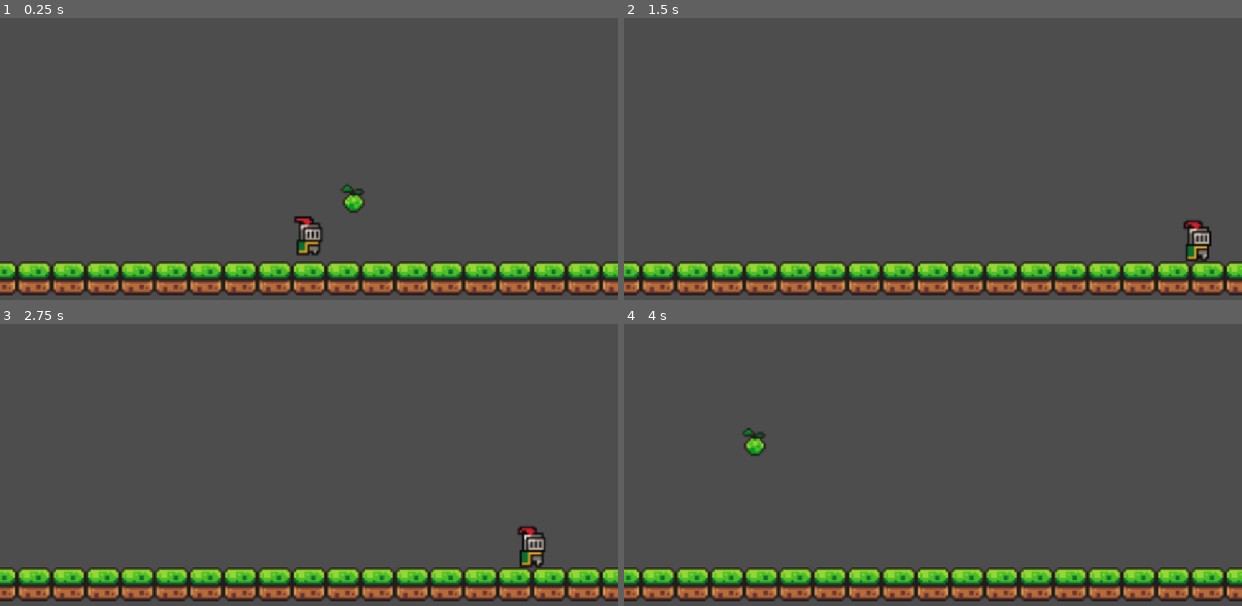
Above: before the commit, frames 1-4 (two rows, left to right).
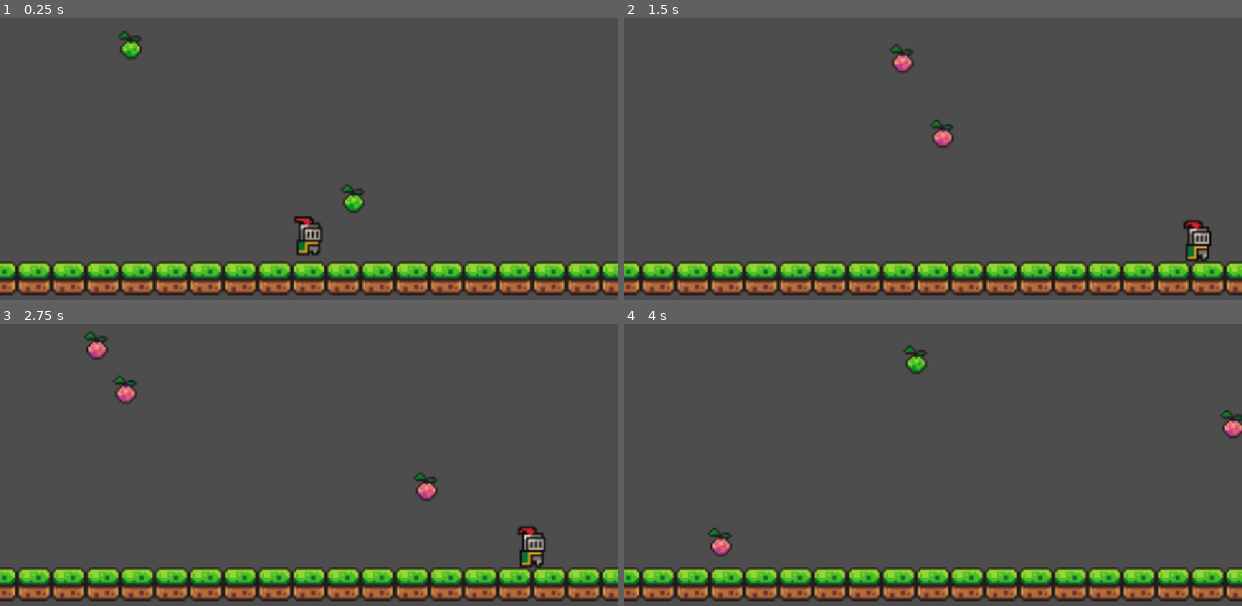
Above: after the commit, the same moments.

Repository: Mochytk/INF377-Microjuegos
Game: Godot game, scene res://Microgames/lluvia-de-notas/scenes/lluvia_de_notas.tscn
The game is run twice, just before and just after one commit, with the same random seed, the same clock (stepped at 60 frames per second) and the same inputs. Before the commit the project has no main scene; this scene is started directly in both runs.
Inputs:
- Up to frame 1 (0.25 s): no input
- Up to frame 2 (1.5 s): tap Enter (ui_accept) at 0.5, 0.77 s; hold Right (ui_right) from 0.53 s (still down)
- Up to frame 3 (2.75 s): tap Enter (ui_accept) at 1.52 s; release Right (ui_right) at 2.03 s; hold Left (ui_left) from 2.03 s (still down)
- Up to frame 4 (4 s): release Left (ui_left) at 2.78 s; hold Right (ui_right) from 2.78 s (still down); tap Enter (ui_accept) at 3.02, 3.77 s

The runs differ from the first frame. In frame 1, 0.3% of the frame differs, in the area x 19-23%, y 4-15%; in frame 2, 0.5%; in frame 3, 0.7%; in frame 4, 1.0%, in the area x 13-100%, y 7-83%.

Commit message:
cambios en el core y version web

Diff:
--- /dev/null
+++ b/inf-377-microjuegos/Core/core.gd
@@ -0,0 +1,69 @@
+extends Control
+
+@onready var transition_ui = $TransitionUI
+@onready var instruction_label = $TransitionUI/InstructionLabel
+# Asigna aquí las rutas correctas a tus nodos ReferenceRect en el editor
+@onready var border_simon = $TransitionUI/HBoxContainer/IconSimon/BordeRojo
+@onready var border_lluvia = $TransitionUI/HBoxContainer/IconLluvia/BordeRojo
+
+var microgames: Array[String] = [
+	"res://Microgames/Simon_Says/simon_says_microgame.tscn",
+    "res://Microgames/lluvia-de-notas/scenes/lluvia_de_notas.tscn"
+]
+
+var score: int = 0
+var lives: int = 3
+var current_game_instance: Node = null
+
+func _ready() -> void:
+	start_roulette()
+
+func start_roulette() -> void:
+	transition_ui.show()
+	instruction_label.text = "Micro Juegos"
+
+	var borders = [border_simon, border_lluvia]
+	# El número de saltos ahora es aleatorio (entre 5 y 15 veces)
+	var loops = randi_range(5, 15)
+	var delay = 0.15
+	var selected_index = 0
+
+	for i in range(loops):
+		for b in borders:
+			b.hide()
+
+		selected_index = i % borders.size()
+		borders[selected_index].show()
+
+		await get_tree().create_timer(delay).timeout
+		delay *= 0.9
+
+	var chosen_game_path = microgames[selected_index]
+
+	instruction_label.text = "¡PREPÁRATE!"
+	await get_tree().create_timer(0.8).timeout
+
+	for b in borders:
+		b.hide()
+
+	transition_ui.hide()
+	var scene_resource = load(chosen_game_path)
+	current_game_instance = scene_resource.instantiate()
+	add_child(current_game_instance)
+
+func end_microgame(won: bool) -> void:
+	if current_game_instance:
+		current_game_instance.queue_free()
+
+	if won:
+		score += 1
+		print("¡Minijuego superado! Puntaje: ", score)
+	else:
+		lives -= 1
+		print("¡Fallaste! Vidas restantes: ", lives)
+
+	if lives > 0:
+		start_roulette()
+	else:
+		instruction_label.text = "GAME OVER"
+		transition_ui.show()
--- a/inf-377-microjuegos/Core/core.tscn
+++ b/inf-377-microjuegos/Core/core.tscn
@@ -1,3 +1,94 @@
 [gd_scene format=3 uid="uid://drjpup85pqric"]
 
-[node name="Core" type="Node2D" unique_id=967643892]
+[ext_resource type="Script" uid="uid://dwvnjtviw0hc" path="res://Core/core.gd" id="1_7wmpk"]
+[ext_resource type="Texture2D" uid="uid://diiwkbqft2t4w" path="res://Shared_Assets/png-transparent-simon-clone-game-modern-flat-escape-android-game-video-game-android-removebg-preview.png" id="2_1oq05"]
+[ext_resource type="Texture2D" uid="uid://cim7amyjk0sr1" path="res://Shared_Assets/lluvia_numeros.png" id="3_tjgqf"]
+
+[sub_resource type="LabelSettings" id="LabelSettings_p1uti"]
+font_size = 80
+
+[node name="Core" type="Control" unique_id=309319848]
+layout_mode = 3
+anchors_preset = 15
+anchor_right = 1.0
+anchor_bottom = 1.0
+grow_horizontal = 2
+grow_vertical = 2
+script = ExtResource("1_7wmpk")
+
+[node name="TransitionUI" type="ColorRect" parent="." unique_id=1857654034]
+layout_mode = 1
+anchors_preset = 15
+anchor_right = 1.0
+anchor_bottom = 1.0
+offset_left = 1.0
+offset_right = 15.0
+offset_bottom = 20.0
+grow_horizontal = 2
+grow_vertical = 2
+color = Color(0, 0, 0, 1)
+
+[node name="InstructionLabel" type="Label" parent="TransitionUI" unique_id=1681848990]
+layout_mode = 1
+anchors_preset = -1
+anchor_right = 0.49
+anchor_bottom = 0.50100005
+offset_top = 1.0
+offset_right = 588.66
+offset_bottom = 325.33197
+grow_horizontal = 2
+grow_vertical = 2
+text = "MicroJuegos"
+label_settings = SubResource("LabelSettings_p1uti")
+horizontal_alignment = 1
+
+[node name="HBoxContainer" type="HBoxContainer" parent="TransitionUI" unique_id=672621087]
+layout_mode = 1
+anchors_preset = 15
+anchor_right = 1.0
+anchor_bottom = 1.0
+offset_left = -6.0
+offset_top = 7.0
+offset_right = -6.0
+offset_bottom = 7.0
+grow_horizontal = 2
+grow_vertical = 2
+
+[node name="IconSimon" type="TextureRect" parent="TransitionUI/HBoxContainer" unique_id=1387835927]
+custom_minimum_size = Vector2(180, 180)
+layout_mode = 2
+size_flags_horizontal = 6
+size_flags_vertical = 4
+texture = ExtResource("2_1oq05")
+expand_mode = 1
+stretch_mode = 5
+flip_h = true
+
+[node name="BordeRojo" type="ReferenceRect" parent="TransitionUI/HBoxContainer/IconSimon" unique_id=1164100601]
+layout_mode = 1
+anchors_preset = 15
+anchor_right = 1.0
+anchor_bottom = 1.0
+grow_horizontal = 2
+grow_vertical = 2
+border_width = 5.0
+editor_only = false
+
+[node name="IconLluvia" type="TextureRect" parent="TransitionUI/HBoxContainer" unique_id=213811936]
+custom_minimum_size = Vector2(180, 180)
+layout_mode = 2
+size_flags_horizontal = 6
+size_flags_vertical = 4
+texture = ExtResource("3_tjgqf")
+expand_mode = 1
+stretch_mode = 5
+
+[node name="BordeRojo" type="ReferenceRect" parent="TransitionUI/HBoxContainer/IconLluvia" unique_id=1430963069]
+layout_mode = 1
+anchors_preset = 15
+anchor_right = 1.0
+anchor_bottom = 1.0
+grow_horizontal = 2
+grow_vertical = 2
+border_width = 5.0
+editor_only = false
--- a/inf-377-microjuegos/Microgames/Simon_Says/simon_says_microgame.gd
+++ b/inf-377-microjuegos/Microgames/Simon_Says/simon_says_microgame.gd
@@ -75,18 +75,10 @@
 
 func win_game() -> void:
 	is_player_turn = false
-	print("¡GANASTE!")
+	# get_parent() llama al Core y ejecuta su función
+	get_parent().end_microgame(true)
 
 func lose_game() -> void:
 	is_player_turn = false
-	game_over_ui.show()
-
-	# Animación del corazón parpadeando (cambiando su opacidad/color)
-	for i in range(3):
-		heart_icon.modulate = Color(1, 1, 1, 0) # Invisible
-		await get_tree().create_timer(0.2).timeout
-		heart_icon.modulate = Color(1, 1, 1, 1) # Visible
-		await get_tree().create_timer(0.2).timeout
-
-	# Corazón vacío (oscurecido o puedes cambiar la textura aquí)
-	heart_icon.modulate = Color(0.2, 0.2, 0.2, 1)
+	# get_parent() llama al Core y ejecuta su función
+	get_parent().end_microgame(false)
--- a/inf-377-microjuegos/Microgames/lluvia-de-notas/scenes/lluvia_de_notas.tscn
+++ b/inf-377-microjuegos/Microgames/lluvia-de-notas/scenes/lluvia_de_notas.tscn
@@ -7,15 +7,20 @@
 [sub_resource type="GDScript" id="GDScript_xo5yo"]
 script/source = "extends Node2D
 
+var game_ended: bool = false
 
-# Called when the node enters the scene tree for the first time.
 func _ready() -> void:
-	pass # Replace with function body.
+	# Tiempo límite de supervivencia al estilo WarioWare
+	await get_tree().create_timer(4.0).timeout
+	if not game_ended:
+		game_ended = true
+		get_parent().end_microgame(true)
 
-
-# Called every frame. 'delta' is the elapsed time since the previous frame.
-func _process(delta: float) -> void:
-	pass
+# Esta función la llamará el spawner si chocamos con un \"cero\"
+func game_over() -> void:
+	if not game_ended:
+		game_ended = true
+		get_parent().end_microgame(false)
 "
 
 [sub_resource type="WorldBoundaryShape2D" id="WorldBoundaryShape2D_8dto7"]
--- a/inf-377-microjuegos/Microgames/lluvia-de-notas/scripts/spawn-notas.gd
+++ b/inf-377-microjuegos/Microgames/lluvia-de-notas/scripts/spawn-notas.gd
@@ -2,13 +2,12 @@
 
 const cienn = preload("res://Microgames/lluvia-de-notas/scenes/cien.tscn")
 const ceroo = preload("res://Microgames/lluvia-de-notas/scenes/cero.tscn")
-
 var random = RandomNumberGenerator.new()
 var valid = true
-
+var game_ended = true
 func _ready() -> void:
 	random.randomize()
-	await get_tree().create_timer(3.0).timeout
+	# Eliminamos el retraso de 3 segundos para que inicie de inmediato
 	spawn()
 
 func GetRandomPos() -> Vector2:
@@ -18,23 +17,29 @@
 func spawn():
 	while valid:
 		var i = random.randi_range(0, 1)
-
 		if i == 0:
 			var cero_spawn = ceroo.instantiate()
 			cero_spawn.position = GetRandomPos()
-
 			cero_spawn.colision_cero.connect(_on_cero_colision_cero)
-
 			add_child(cero_spawn)
 		else:
 			var cien_spawn = cienn.instantiate()
 			cien_spawn.position = GetRandomPos()
 			add_child(cien_spawn)
 
-		await get_tree().create_timer(5.0).timeout
+		# Reducido de 5.0 a 0.5 segundos para que sea un desafío rápido
+		await get_tree().create_timer(0.5).timeout
+
+func _on_cero_colision_cero() -> void:
+	valid = false
+	game_ended = false
+	# Avisamos de la derrota a la escena principal
+	get_parent().game_over()
 
 
 
-func _on_cero_colision_cero() -> void:
-	valid = false
-	print("perdiste")
+# Esta función la llamará el spawner si chocamos
+func game_over() -> void:
+	if not game_ended:
+		game_ended = true
+		get_parent().end_microgame(false)
--- a/inf-377-microjuegos/project.godot
+++ b/inf-377-microjuegos/project.godot
@@ -11,6 +11,7 @@
 [application]
 
 config/name="INF377-Microjuegos"
+run/main_scene="uid://drjpup85pqric"
 config/features=PackedStringArray("4.7", "GL Compatibility")
 config/icon="res://icon.svg"
 
Not shown, added: inf-377-microjuegos/Core/core.gd.uid
Binary file added: inf-377-microjuegos/Shared_Assets/lluvia_numeros.png
Not shown, added: inf-377-microjuegos/Shared_Assets/lluvia_numeros.png.import
Binary file added: inf-377-microjuegos/Shared_Assets/png-transparent-simon-clone-game-modern-flat-escape-android-game-video-game-android-removebg-preview.png
Not shown, added: inf-377-microjuegos/Shared_Assets/png-transparent-simon-clone-game-modern-flat-escape-android-game-video-game-android-removebg-preview.png.import
Binary file added: inf-377-microjuegos/Shared_Assets/png-transparent-simon-clone-game-modern-flat-escape-android-game-video-game-android.png
Not shown, added: inf-377-microjuegos/Shared_Assets/png-transparent-simon-clone-game-modern-flat-escape-android-game-video-game-android.png.import
Not shown, added: inf-377-microjuegos/export_presets.cfg
Not shown, added: .DS_Store
Not shown, added: BuildWeb/.DS_Store
Not shown, added: BuildWeb/Archivo.zip
Not shown, added: BuildWeb/index.apple-touch-icon.png
(and 8 more such lines)
